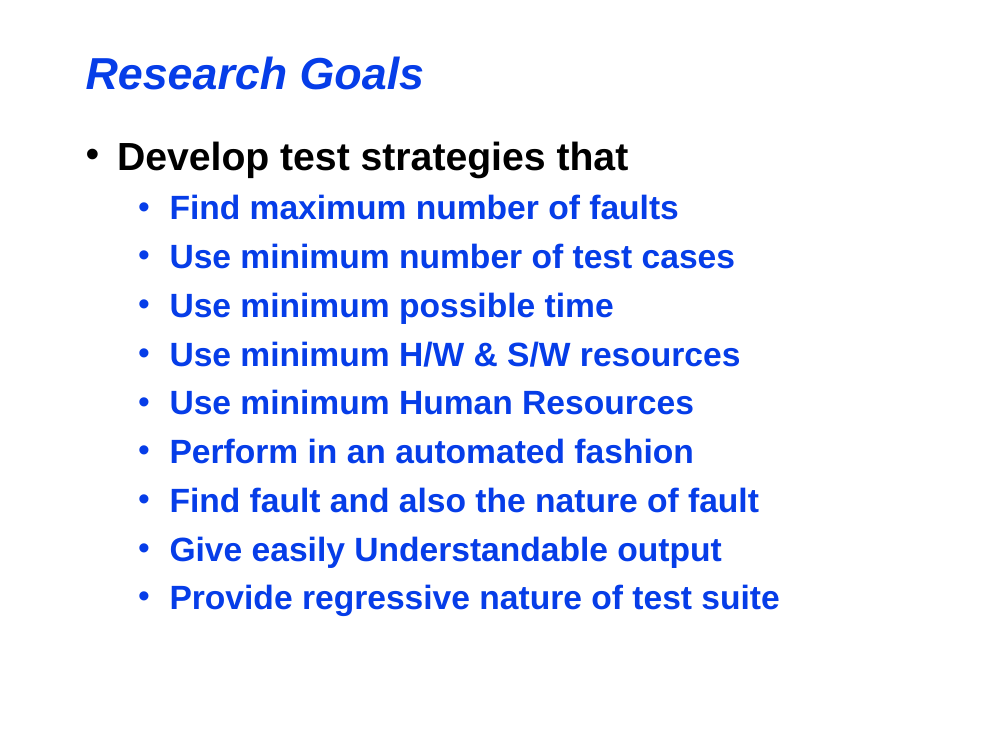
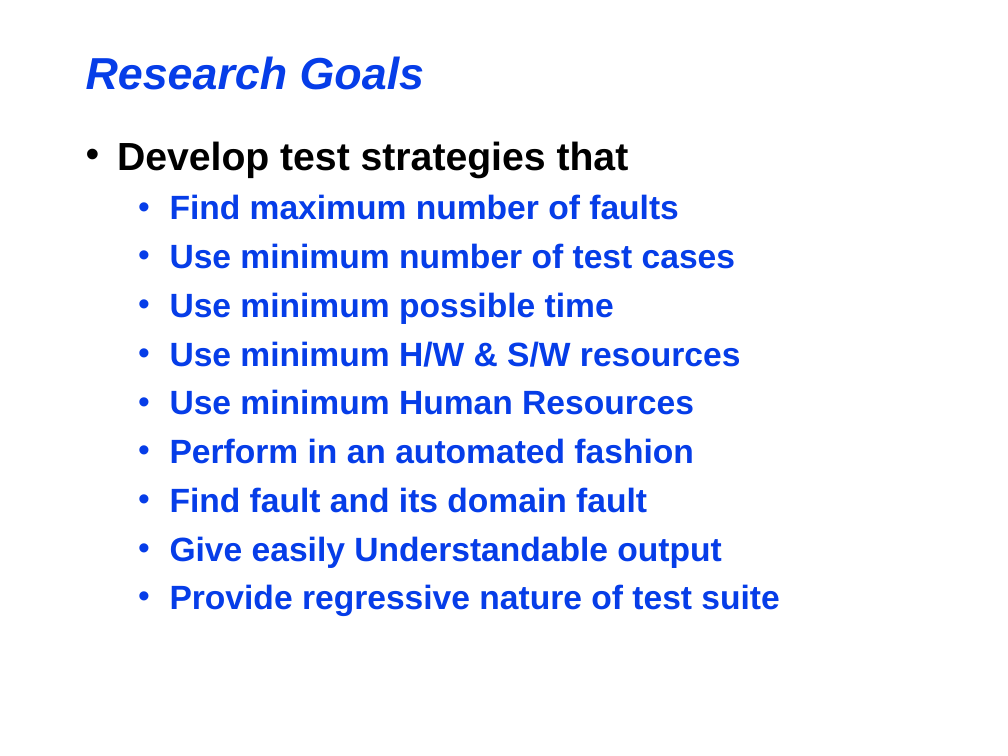
Before and after one commit to maochy/yeti-test, a slide deck: slide 2 of ThesisSeminar/ThesisSeminar.ppt. Drawn at 1008x756 pixels with LibreOffice and Linux fonts; fonts in the diff are those of the drawing. Boxes give left, top, right and bottom in pixels: in the first picture for what was removed or moved away, otherwise in the second. Text is boxed around its words. In the diff, an @@ line names an element or a change of style, - is before the commit and + after.

```diff
--- a/ThesisSeminar/ThesisSeminar.ppt
+++ b/ThesisSeminar/ThesisSeminar.ppt
@@ text at [170, 487, 647, 513]: text changed @@
-  • Find fault and also the nature of fault
+  • Find fault and its domain fault
```
Also in this commit, not shown: 3 other slides changed, 1 slide added, 1 slide removed.
